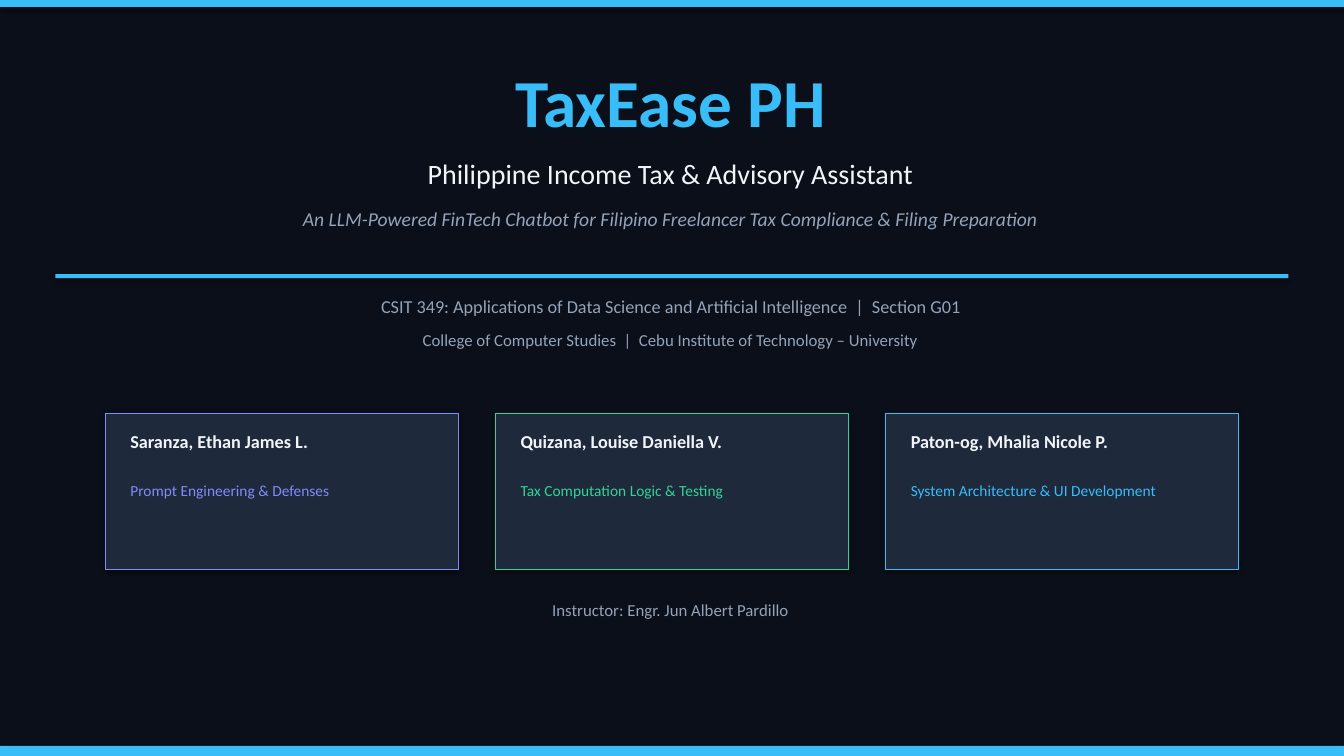
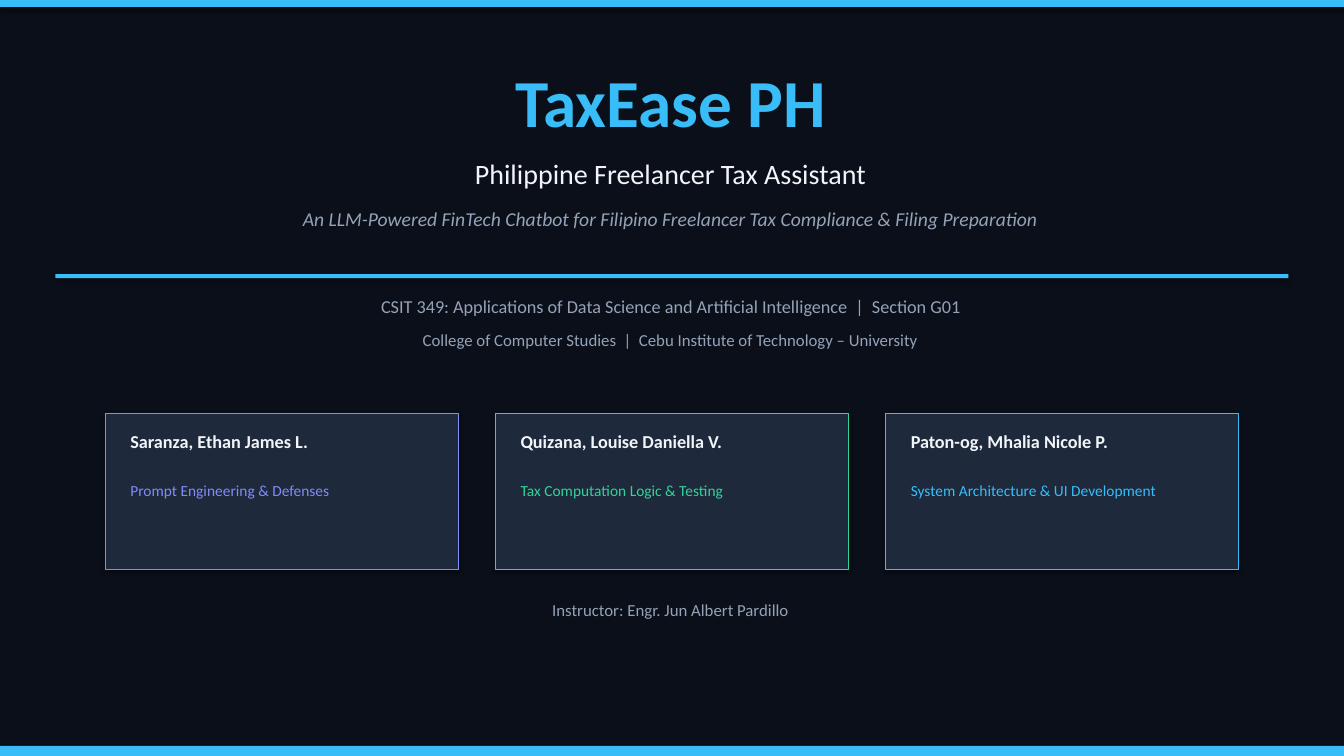
Before and after one commit to quizana0175/TaxEase, a slide deck: slide 1 of TaxEase-PH/TaxEase_PH_Presentation_Slides.pptx. Drawn at 1344x756 pixels with LibreOffice and Linux fonts; fonts in the diff are those of the drawing. Boxes give left, top, right and bottom in pixels: in the first picture for what was removed or moved away, otherwise in the second. Text is boxed around its words. In the diff, an @@ line names an element or a change of style, - is before the commit and + after.

```diff
--- a/TaxEase-PH/TaxEase_PH_Presentation_Slides.pptx
+++ b/TaxEase-PH/TaxEase_PH_Presentation_Slides.pptx
@@ text at [475, 164, 866, 189]: text changed @@
-Philippine Income Tax & Advisory Assistant
+Philippine Freelancer Tax Assistant
```
Also in this commit, not shown: 2 other slides changed.
